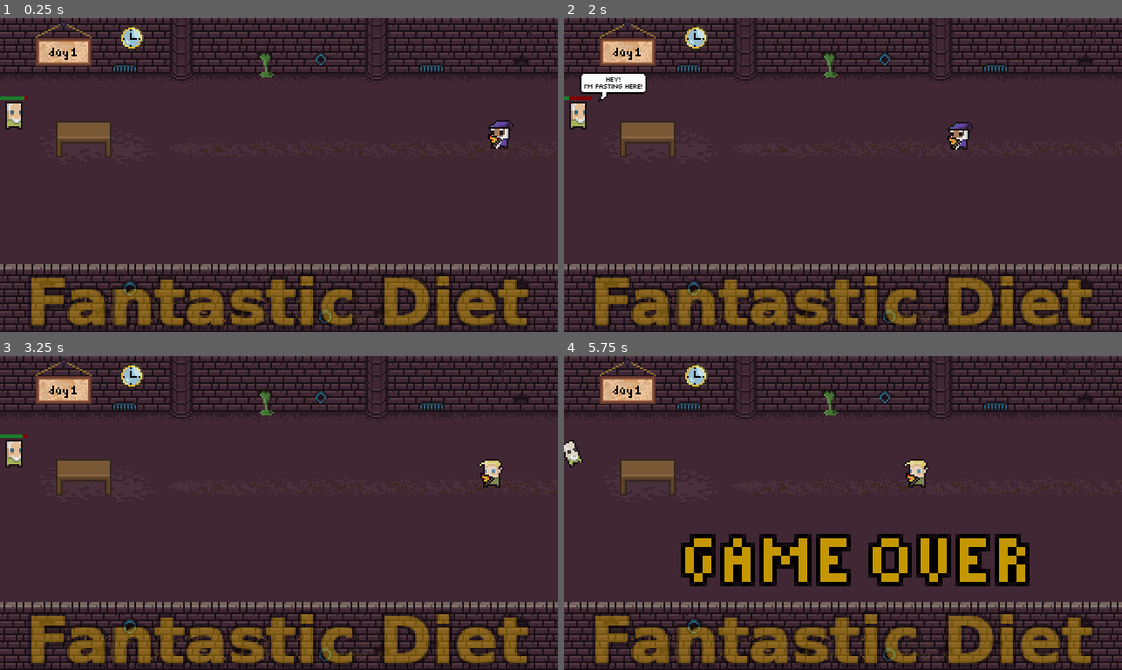
Above: before the commit, frames 1-4 (two rows, left to right).
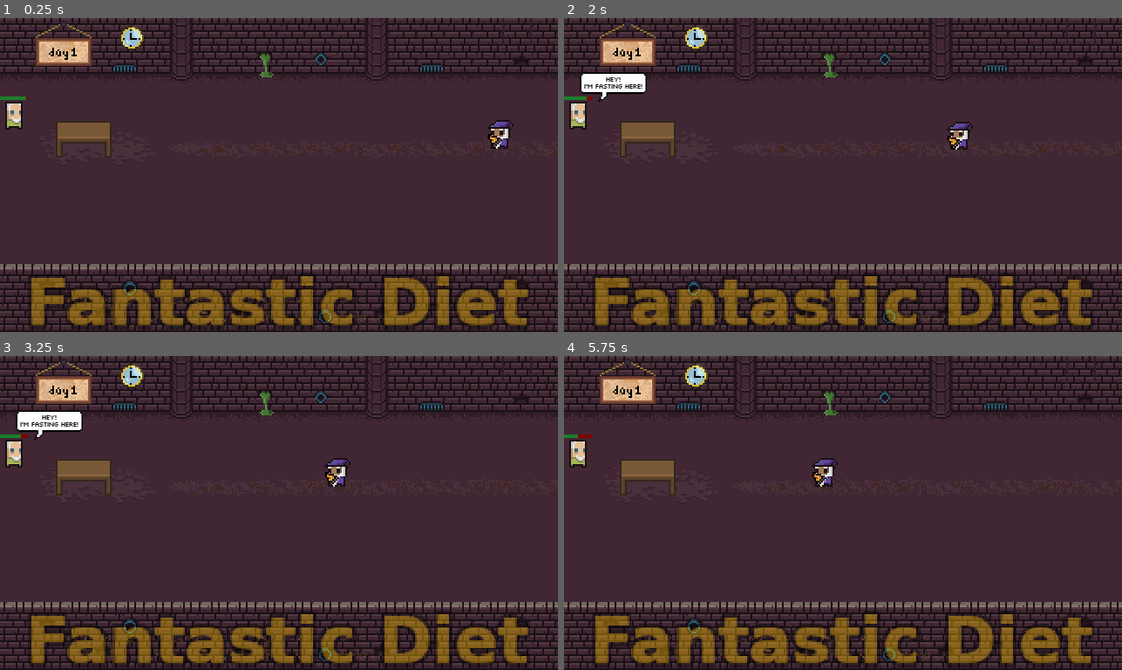
Above: after the commit, the same moments.

Repository: fantastic-jam/fantastic-diet
Game: Godot game, scene res://World.tscn
Same seed, same stepped clock (60 frames per second), same inputs: the game is played once before the commit and once after it.
Inputs (mouse positions are in pixels of both pictures, inside the frame that each line leads up to):
- Up to frame 1 (0.25 s): no input
- Up to frame 2 (2 s): tap Enter at 0.5 s; move the mouse to (965, 159) at 0.52 s; click (965, 159) at 0.6 s; move the mouse to (731, 190) at 1.27 s; tap Space (shout_0) at 1.35 s; click (731, 190) at 1.42 s
- Up to frame 3 (3.25 s): move the mouse to (334, 443) at 2.02 s; click (334, 443) at 2.1 s; move the mouse to (251, 575) at 2.77 s; tap Space (shout_0) at 2.85 s; click (251, 575) at 2.92 s
- Up to frame 4 (5.75 s): move the mouse to (1010, 560) at 3.52 s; click (1010, 560) at 3.6 s; move the mouse to (675, 465) at 4.27 s; tap Space (shout_0) at 4.35 s; click (675, 465) at 4.42 s; move the mouse to (870, 513) at 5.02 s; click (870, 513) at 5.1 s

The runs differ from the first frame. In frame 1, less than 0.1% of the frame differs, in the area x 4-5%, y 25-27%; in frame 2, less than 0.1%; in frame 3, 1.4%; in frame 4, 9.1%, in the area x 0-84%, y 25-74%.

Commit message:
revert difficulty test change

Diff:
--- a/src/actors/player/Player.gd
+++ b/src/actors/player/Player.gd
@@ -21,7 +21,7 @@
 onready var _root = get_tree().current_scene
 
 var _hunger = 100
-var _hunger_decay = 37.8
+var _hunger_decay = 7.8
 var _food_value = 5
 
 var _dead = false
